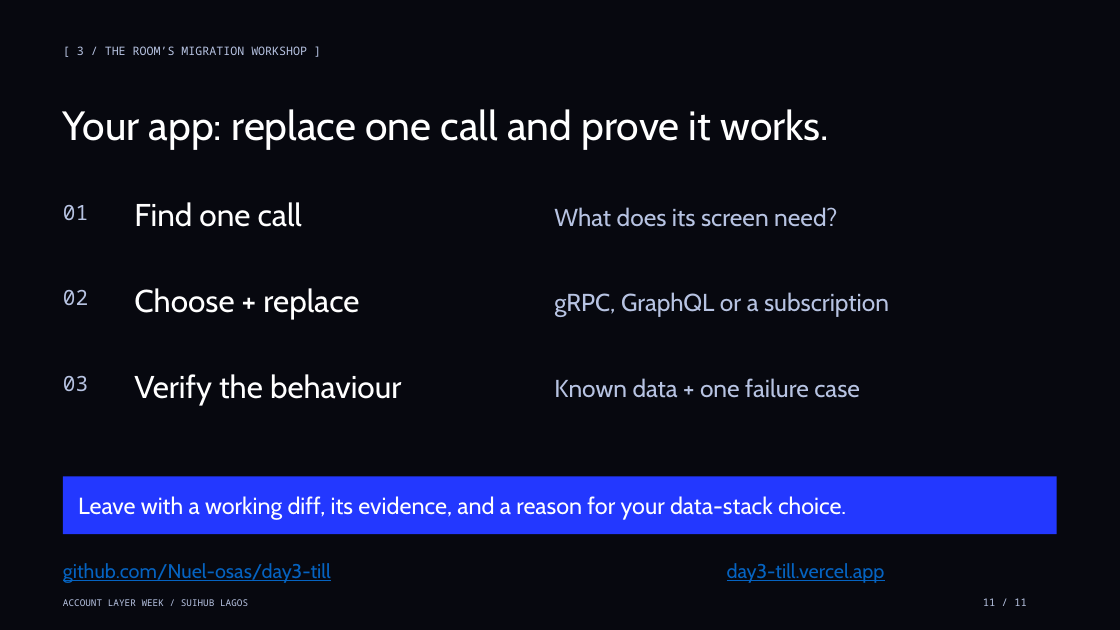
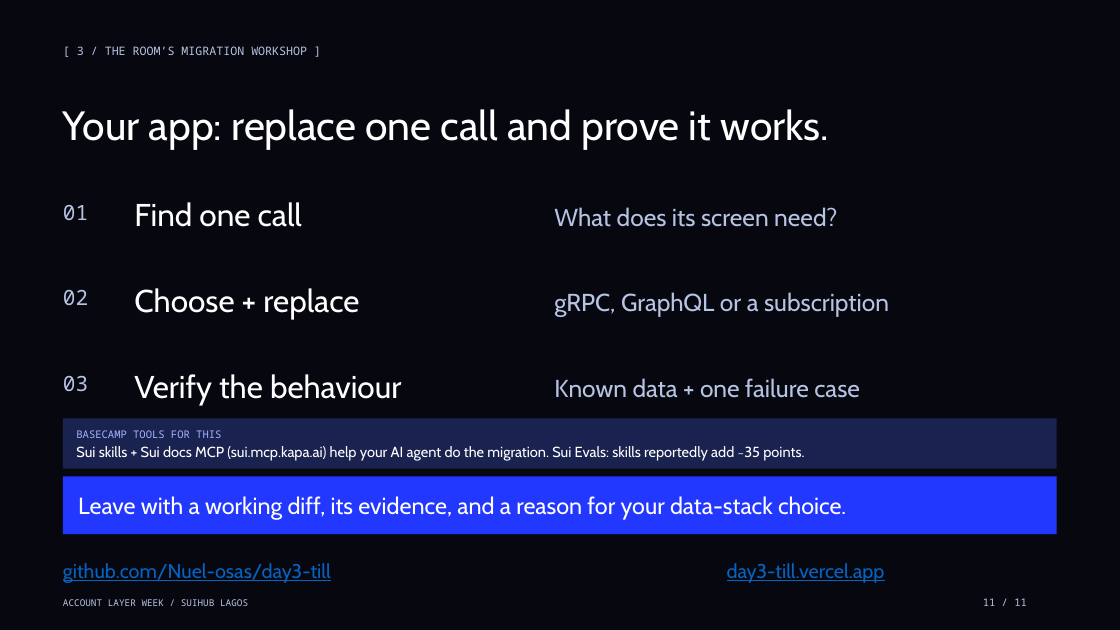
Before and after one commit to Nuel-osas/day3-till, a slide deck: slide 11 of teaching/Day3_Real_Time_Sui.pptx. Drawn at 1120x630 pixels with LibreOffice and Linux fonts; fonts in the diff are those of the drawing. Boxes give left, top, right and bottom in pixels: in the first picture for what was removed or moved away, otherwise in the second. Text is boxed around its words. In the diff, an @@ line names an element or a change of style, - is before the commit and + after.

```diff
--- a/teaching/Day3_Real_Time_Sui.pptx
+++ b/teaching/Day3_Real_Time_Sui.pptx
@@ rectangle added at bbox=[63, 418, 1057, 469], fill #1A2350 @@
@@ text added at bbox=[76, 430, 221, 438], 9 pt, text #A3B2FF @@
+BASECAMP TOOLS FOR THIS
@@ text added at bbox=[76, 446, 804, 461], 12.5 pt, text #FFFFFF @@
+Sui skills + Sui docs MCP (sui.mcp.kapa.ai) help your AI agent do the migration. Sui Evals: skills reportedly add ~35 points.
```
Also in this commit, not shown: 6 other slides changed, 5 other files.
